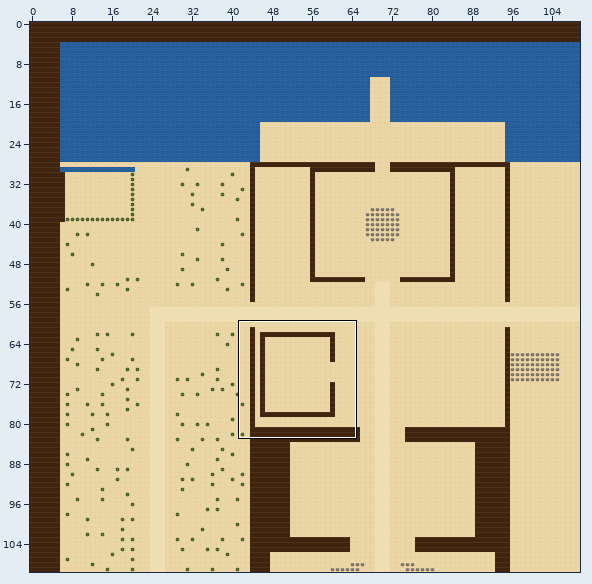
Two states of a Tiled map (JSON), maps/camelot.tmj. Above, an overview of the earlier version with the close-up marked.
Close-up. First the earlier version:
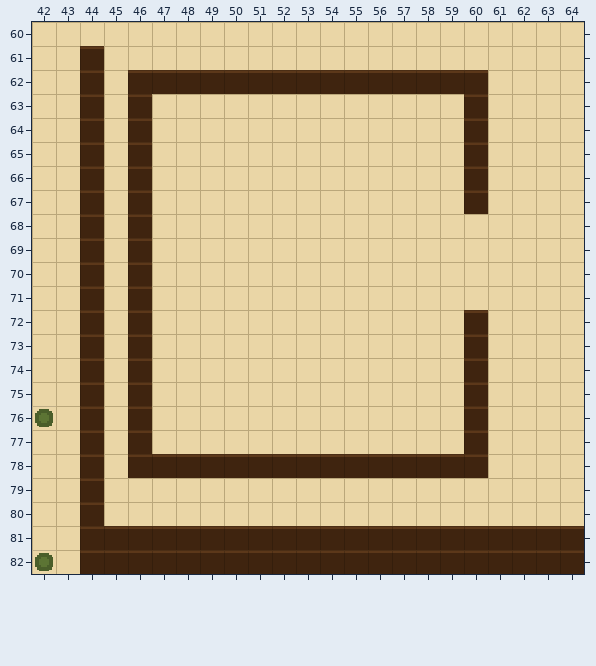
Cells are 16x16 px. Shown: x 42..64, y 60..82. The commit also changed other parts of the map, which this record leaves out.
New version:
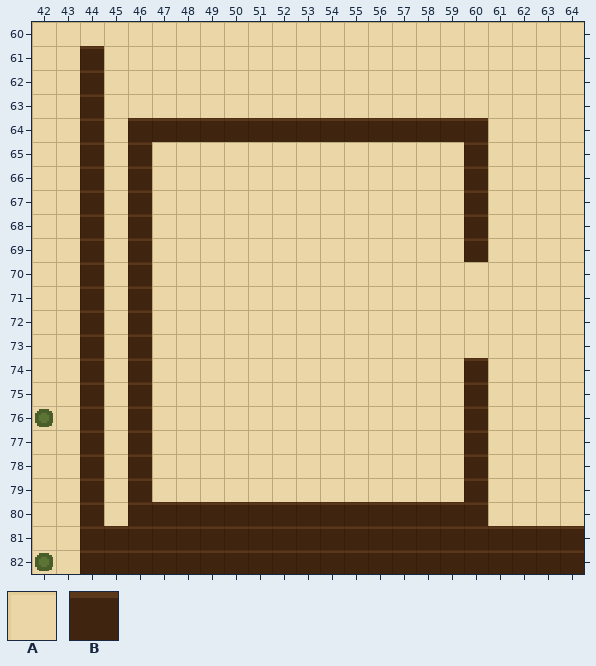
Key: from "draft": A 0, B 1.
_ is an empty cell.
What changed:
Layer "ground":
Tile B gives way to tile A in row 62 at x 46 to 60; in row 63 at x 46 and 60; in rows 72 to 73 at x 60; in row 78 at x 47 to 59.
Tile A gives way to tile B in row 64 at x 47 to 59; in rows 68 to 69 at x 60; in row 79 at x 46 and 60; in row 80 at x 46 to 60.
Where, in picture pixels (left, top, right, bottom), the same in both close-ups:
changed: (128, 70, 488, 142)
changed: (464, 214, 488, 262)
changed: (464, 310, 488, 358)
changed: (128, 454, 488, 526)
